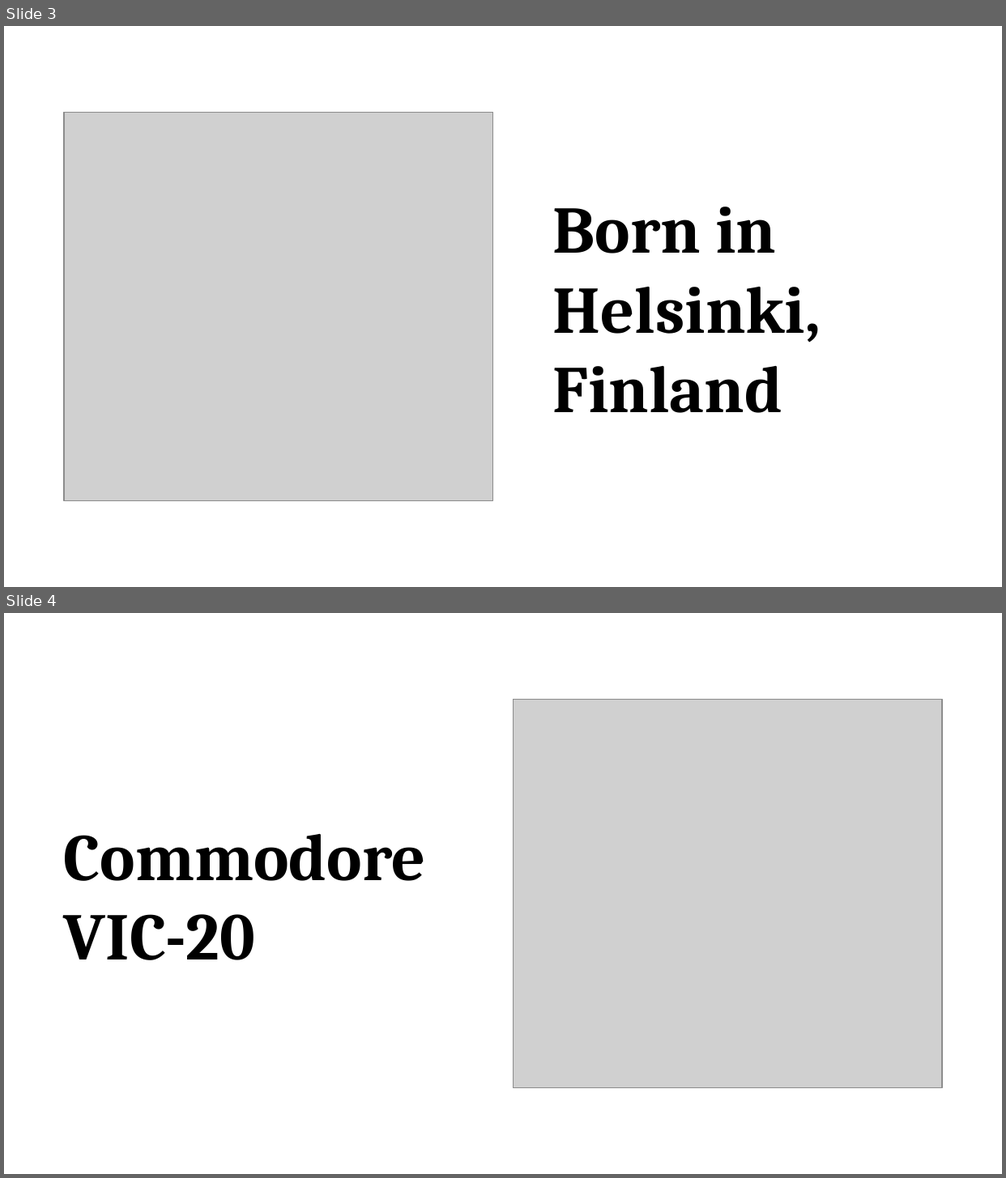
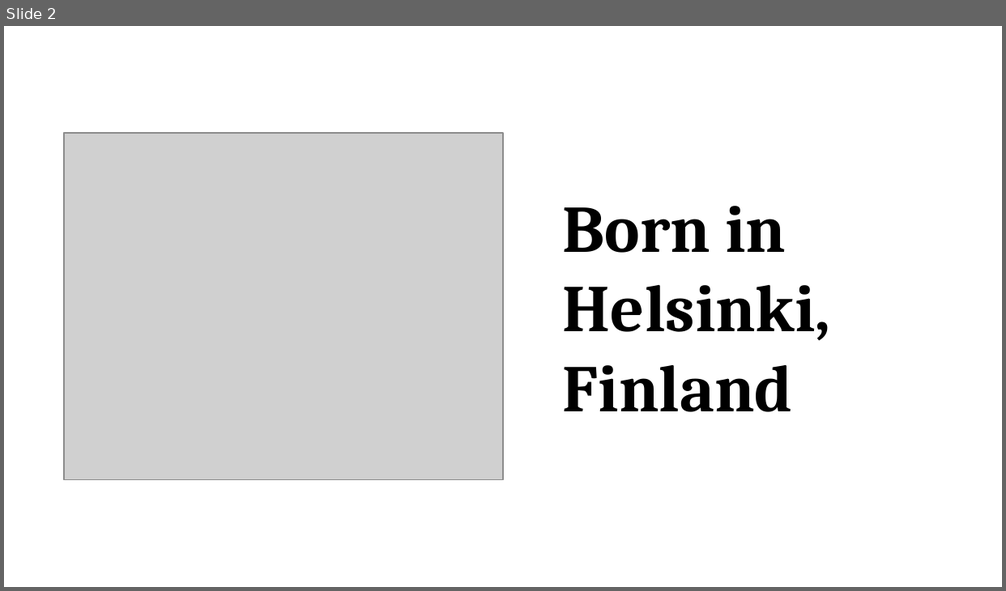
Before and after one commit to promilek2/Najs, a slide deck: Linus_Torvalds.pptx. Shown one above the other, each under a label of ours: slides 3 and 4 before the commit, slide 2 after it. The pictures are 1006x1178 and 1006x591 pixels, drawn with LibreOffice and Linux fonts; fonts in the diff are those of the drawing; grey boxes stand for pictures. Boxes give left, top, right and bottom in pixels: in the first picture for what was removed or moved away, otherwise in the second. Text is boxed around its words. In the diff, an @@ line names an element or a change of style, - is before the commit and + after.

```diff
--- a/Linus_Torvalds.pptx
+++ b/Linus_Torvalds.pptx
@@ slide 4 removed at [4, 613, 1002, 1174], background #FFFFFF @@
@@ picture removed at [513, 699, 942, 1088] @@
@@ text removed at [64, 834, 426, 960] @@
-Commodore VIC-20
@@ what was slide 3 is now slide 2 @@
@@ slide 2 changed as well @@
@@ text "Born in Helsinki, Finland": place and size @@
-text "Born in Helsinki, Finland" at [553, 207, 821, 413]
+text "Born in Helsinki, Finland" at [563, 206, 831, 412]
@@ picture: place and size @@
-picture at [64, 112, 493, 501]
+picture at [64, 133, 503, 480]
```
Also in this commit, not shown: 4 other slides changed, 4 other slides removed.
